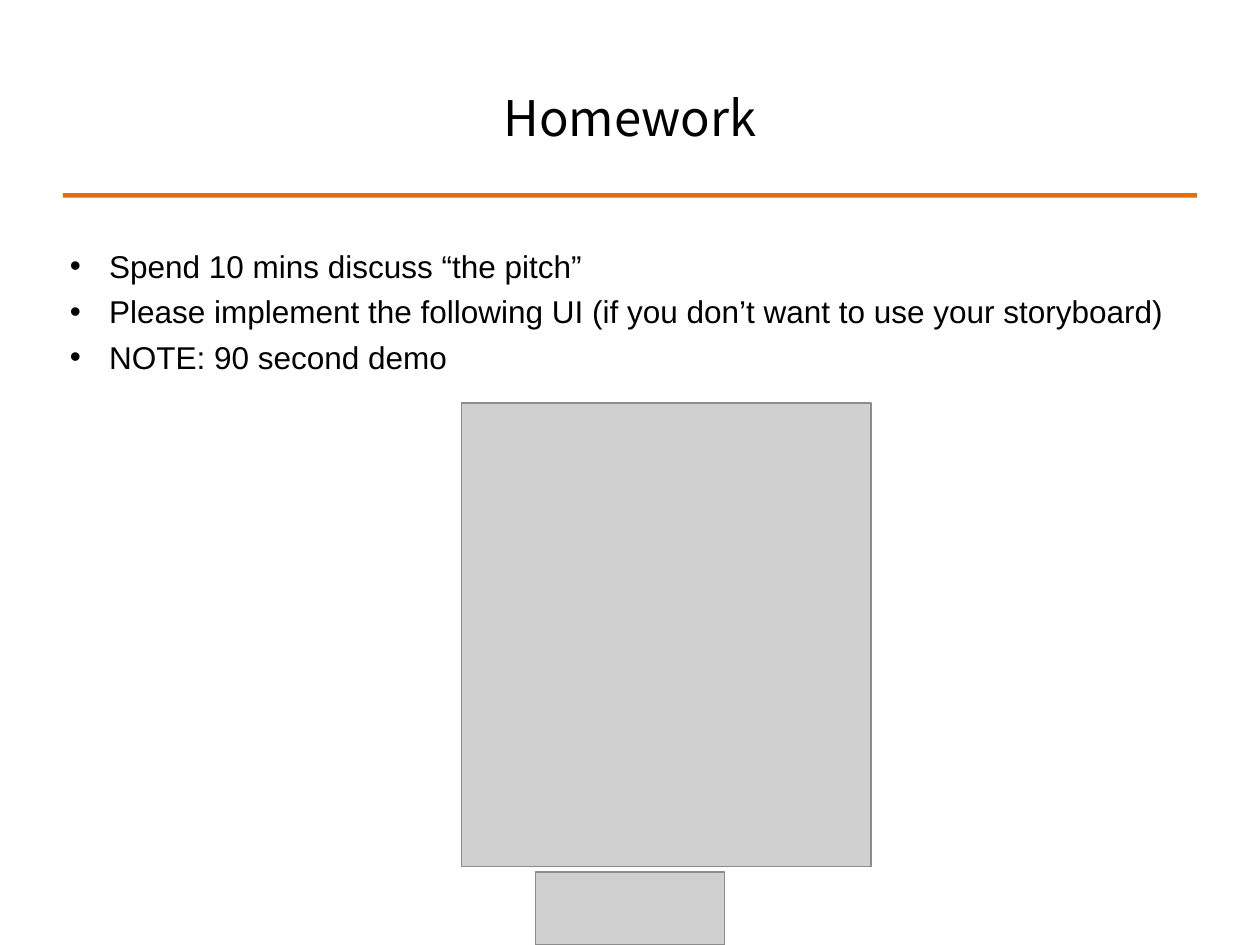
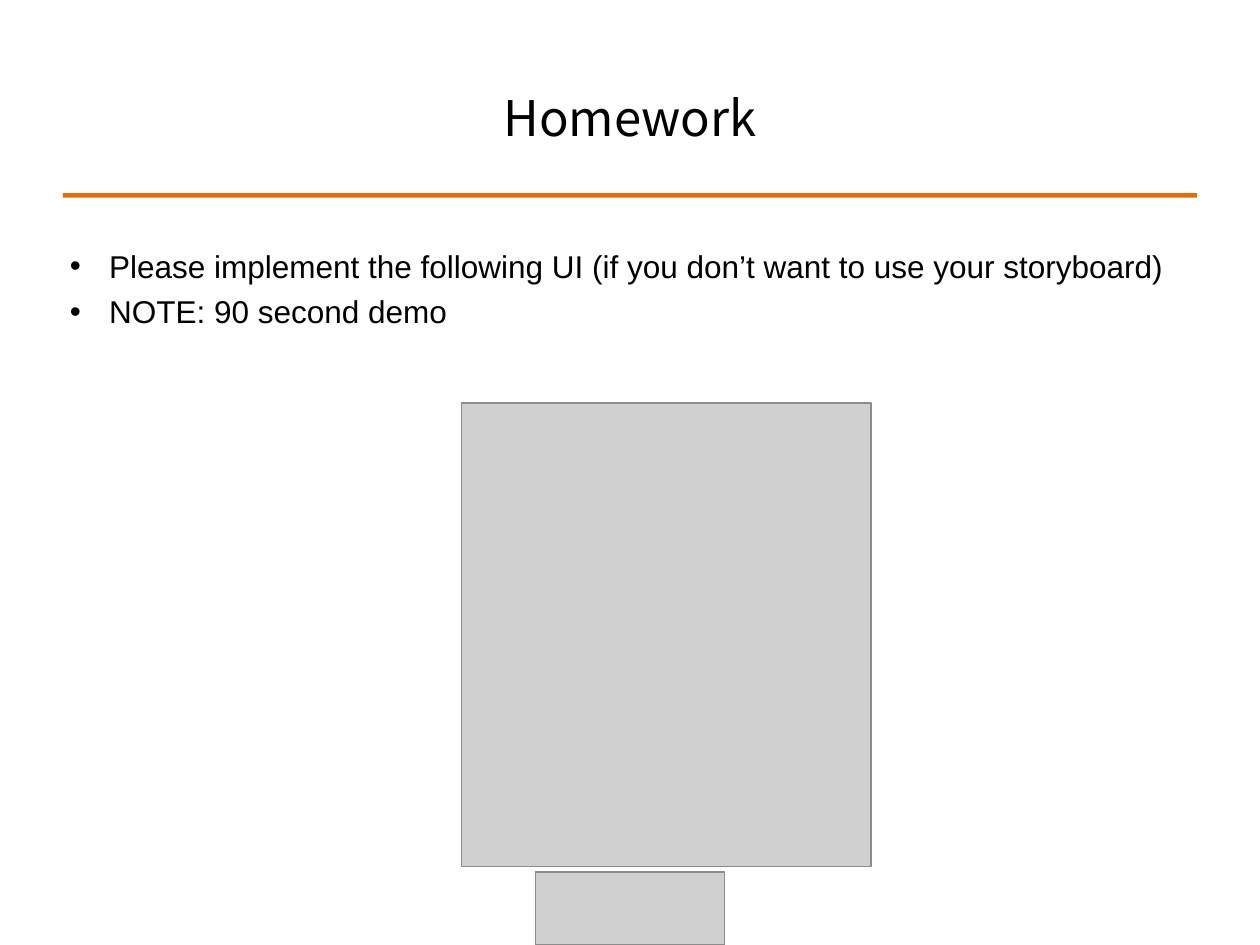
Before and after one commit to ALPHACamp/Camp-3-iOS-Dev, a slide deck: slide 31 of Class presentation/Week2 - Shyne/10-15-2014.ppt (slide 30 before the commit). Drawn at 1260x945 pixels with LibreOffice and Linux fonts; fonts in the diff are those of the drawing; grey boxes stand for pictures. Boxes give left, top, right and bottom in pixels: in the first picture for what was removed or moved away, otherwise in the second. Text is boxed around its words. In the diff, an @@ line names an element or a change of style, - is before the commit and + after.

```diff
--- a/Class presentation/Week2 - Shyne/10-15-2014.ppt
+++ b/Class presentation/Week2 - Shyne/10-15-2014.ppt
@@ text at box(109, 255, 582, 284): paragraph removed @@
-• Spend 10 mins discuss “the pitch”
```
Also in this commit, not shown: 4 other slides changed, 1 slide added, 1 other file.
